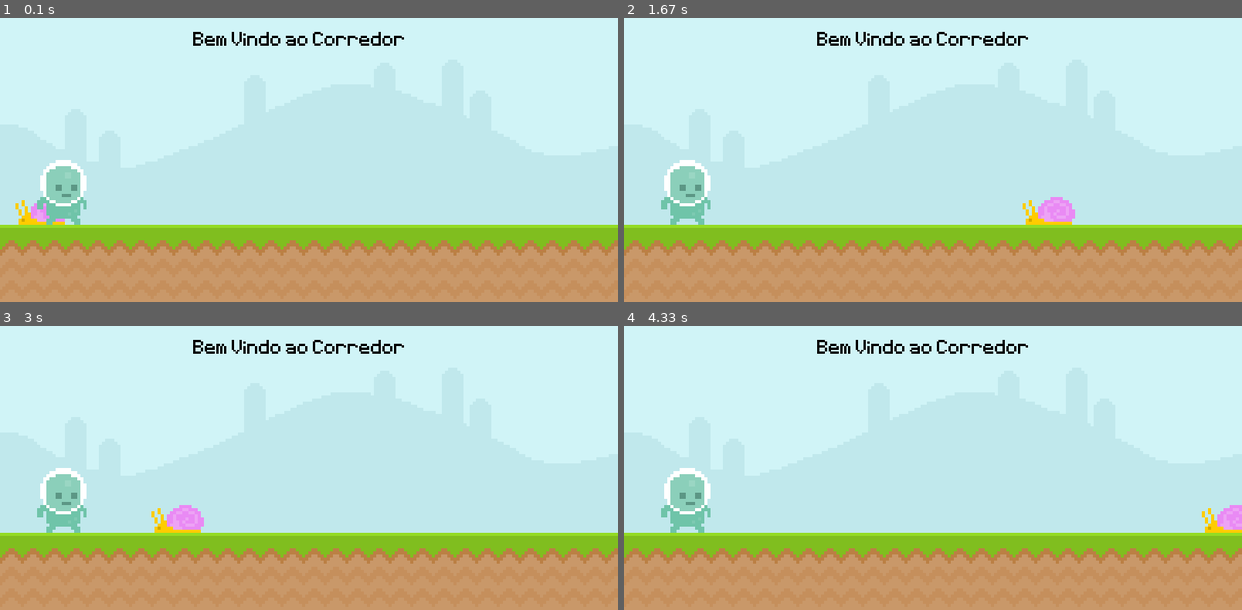
Above: before the commit, frames 1-4 (two rows, left to right).
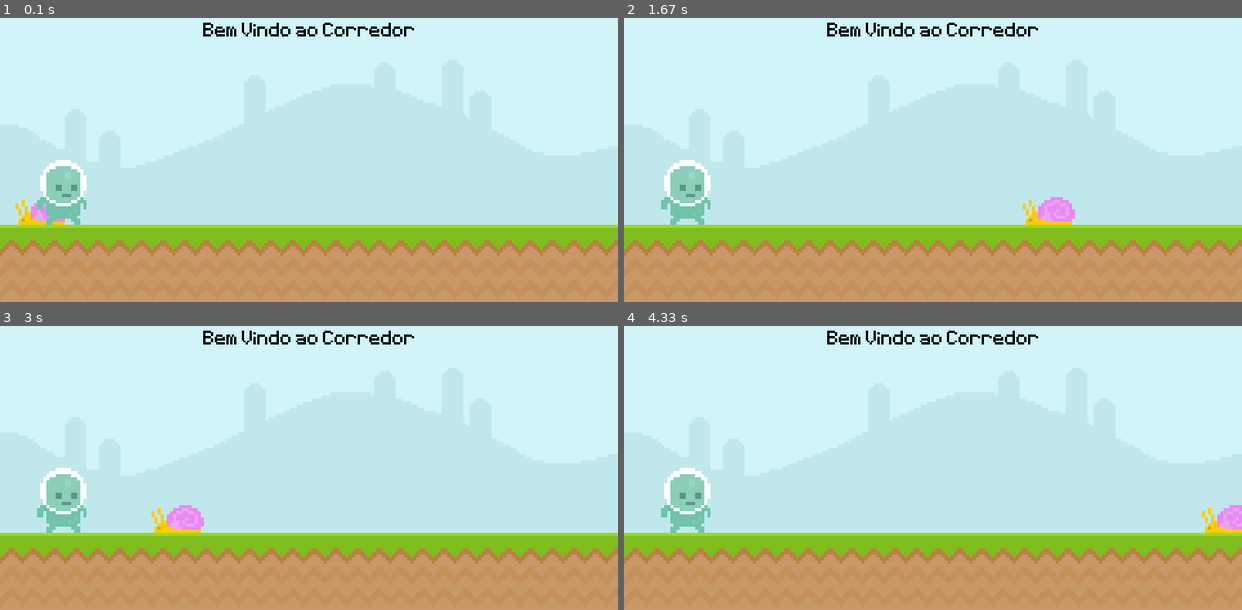
Above: after the commit, the same moments.

Repository: XxipeTotecs/PythonGame
Game: pygame game, started from index.py
Same seed, same stepped clock (60 frames per second), same inputs: the game is played once before the commit and once after it.
Inputs:
- Up to frame 1 (0.1 s): no input
- Up to frame 2 (1.67 s): no input
- Up to frame 3 (3 s): no input
- Up to frame 4 (4.33 s): no input

The runs differ from the first frame. In frame 1, 1.1% of the frame differs, in the area x 31-67%, y 1-10%; in frame 2, 1.1%; in frame 3, 1.1%; in frame 4, 1.1%.

Commit message:
adicionando o score

Diff:
--- a/index.py
+++ b/index.py
@@ -1,5 +1,6 @@
 import pygame
 from sys import exit
+
 
 pygame.init()
 screen = pygame.display.set_mode((800, 400))
@@ -7,11 +8,15 @@
 clock = pygame.time.Clock()
 test_font = pygame.font.Font('UltimatePygameIntro/font/Pixeltype.ttf', 40)
 
+
 sky_surface = pygame.image.load(
     'UltimatePygameIntro/graphics/Sky.png').convert()
 ground_surface = pygame.image.load(
     'UltimatePygameIntro/graphics/ground.png').convert()
-text_surface = test_font.render('Bem Vindo ao Corredor', False, 'Black')
+
+
+score_surface = test_font.render('Bem Vindo ao Corredor', False, 'Black')
+score_retangulo = score_surface.get_rect(center=(400, 50))
 
 snail_surface = pygame.image.load(
     'UltimatePygameIntro/graphics/snail/snail1.png').convert_alpha()
@@ -21,17 +26,18 @@
     'UltimatePygameIntro/graphics/Player/player_walk_1.png').convert_alpha()
 player_retangulo = player_surface.get_rect(midbottom=(80, 300))
 
+
 while True:
     for event in pygame.event.get():
         if event.type == pygame.QUIT:
             pygame.quit()
             exit()
+        # if event.type == pygame.MOUSEMOTION:
+        #    if player_retangulo.collidepoint(event.pos)
 
-    # escrever todos nossos elementos
-    # dar update em tudo
     screen.blit(sky_surface, (0, 0))
     screen.blit(ground_surface, (0, 300))
-    screen.blit(text_surface, (250, 50))
+    screen.blit(score_surface, score_retangulo)
 
     snail_retangulo.x -= 4
     if snail_retangulo.right <= 0:
